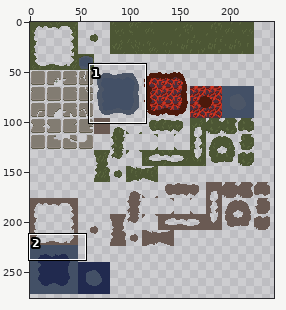
A sprite sheet gets an edit: assets/Tiles/tilemap.png. The first picture is a wide view before the edit; the outline marks the close-up.
Close-up. As it was:
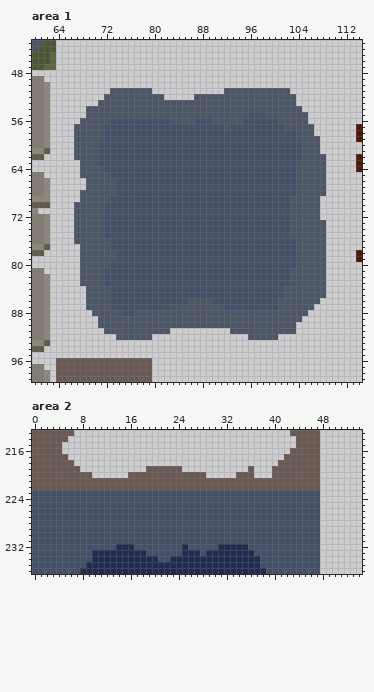
The file is 256x288 pixels. Colours within 5 levels of each other are drawn and written as one. Shown: area 1: x 60..114, y 43..99; area 2: x 0..54, y 213..236. The wide view leaves out empty margins.
After:
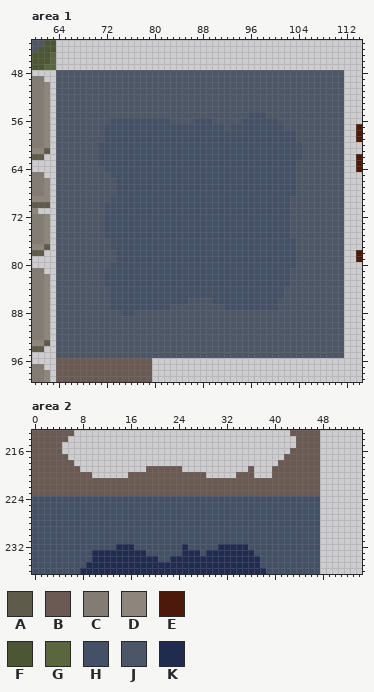
Palette (. is transparent): A #5e5b4a  B #6a5a53  C #827c72  D #8e857c  E #4c190b  F #4c5634  G #5a663e  H #435066  J #4c5667  K #212a4f
From old to new:
Changed rows in their new state; - is an unchanged pixel.
Area 1:
first column x 64:
 48 JJJJJJJJJJJJJJJJJJJJJJJJJJJJJJJJJJJJJJJJJJJJJJJJ
 49 JJJJJJJJJJJJJJJJJJJJJJJJJJJJJJJJJJJJJJJJJJJJJJJJ
 50 JJJJJJJJJJJJJJJJJJJJJJJJJJJJJJJJJJJJJJJJJJJJJJJJ
 51 JJJJJJJJJ-------JJJJJJJJJJJJ-----------JJJJJJJJJ
 52 JJJJJJJJ----------JJJJJ-----------------JJJJJJJJ
 53 JJJJJJJ---------------------------------JJJJJJJJ
 54 JJJJJ------------------------------------JJJJJJJ
 55 JJJJJ-------------------------------------JJJJJJ
 56 JJJJ--------------------------------------JJJJJJ
 57 JJJ----------------------------------------JJJJJ
 58 JJJ----------------------------------------JJJJJ
 59 JJJ-----------------------------------------JJJJ
 60 JJJ-----------------------------------------JJJJ
 61 JJJ-----------------------------------------JJJJ
 62 JJJ------------------------------------------JJJ
 63 JJJJ-----------------------------------------JJJ
 64 JJJJ-----------------------------------------JJJ
 65 JJJJ-----------------------------------------JJJ
 66 JJJJJ----------------------------------------JJJ
 67 JJJJJ----------------------------------------JJJ
 68 JJJJ-----------------------------------------JJJ
 69 JJJJ----------------------------------------JJJJ
 70 JJJ-----------------------------------------JJJJ
 71 JJJ-----------------------------------------JJJJ
 72 JJJ-----------------------------------------JJJJ
 73 JJJ------------------------------------------JJJ
 74 JJJ------------------------------------------JJJ
 75 JJJ------------------------------------------JJJ
 76 JJJ------------------------------------------JJJ
 77 JJJJ-----------------------------------------JJJ
 78 JJJJ-----------------------------------------JJJ
 79 JJJJ-----------------------------------------JJJ
 80 JJJJ-----------------------------------------JJJ
 81 JJJJ-----------------------------------------JJJ
 82 JJJJ-----------------------------------------JJJ
 83 JJJJ-----------------------------------------JJJ
 84 JJJJJ----------------------------------------JJJ
 85 JJJJJ----------------------------------------JJJ
 86 JJJJJ---------------------------------------JJJJ
 87 JJJJJ--------------------------------------JJJJJ
 88 JJJJJJ------------------------------------JJJJJJ
 89 JJJJJJJ----------------------------------JJJJJJJ
 90 JJJJJJJ---------------------------------JJJJJJJJ
 91 JJJJJJJJ-----------JJJJJJJJJJ-----------JJJJJJJJ
 92 JJJJJJJJJJ------JJJJJJJJJJJJJJJJ-----JJJJJJJJJJJ
 93 JJJJJJJJJJJJJJJJJJJJJJJJJJJJJJJJJJJJJJJJJJJJJJJJ
 94 JJJJJJJJJJJJJJJJJJJJJJJJJJJJJJJJJJJJJJJJJJJJJJJJ
 95 JJJJJJJJJJJJJJJJJJJJJJJJJJJJJJJJJJJJJJJJJJJJJJJJ
Area 2:
first column x 0:
223 BBBBBBBBBBBBBBBBBBBBBBBBBBBBBBBBBBBBBBBBBBBBBBBB
Changed places in both close-ups, as pixel boxes (x1, y1, x2, y2):
added: (56, 70, 344, 358)
changed: (32, 490, 320, 496)
